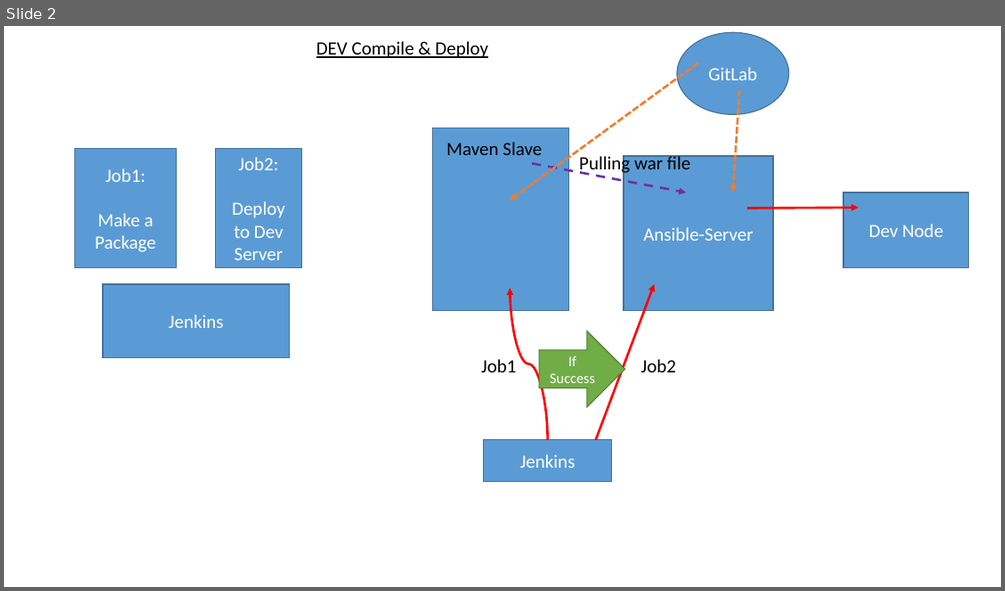
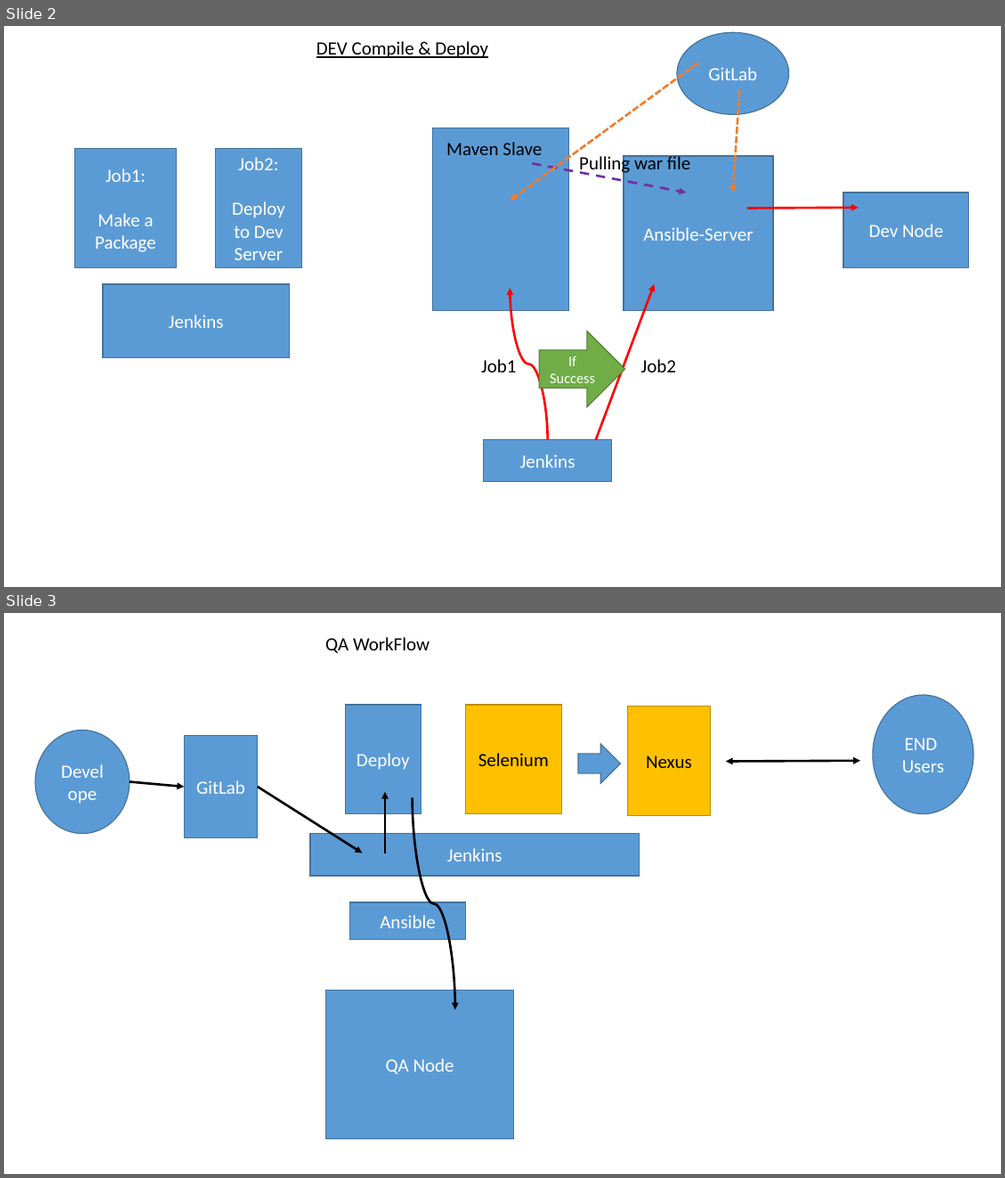
Before and after one commit to DevPratice/documentation, a slide deck: batch25-project.pptx. Shown one above the other, each under a label of ours: slide 2 before the commit, slides 2 and 3 after it. The pictures are 1005x591 and 1005x1178 pixels, drawn with LibreOffice and Linux fonts; fonts in the diff are those of the drawing. Boxes give left, top, right and bottom in pixels: in the first picture for what was removed or moved away, otherwise in the second. Text is boxed around its words. In the diff, an @@ line names an element or a change of style, - is before the commit and + after.

```diff
--- a/batch25-project.pptx
+++ b/batch25-project.pptx
@@ slide 3 added at bbox=[4, 613, 1001, 1174], background #FFFFFF @@
@@ text added at bbox=[325, 637, 429, 653], 18 pt, text #000000 @@
+QA WorkFlow
@@ rectangle added at bbox=[346, 705, 421, 814], fill #5B9BD5, outline #43739E 1 pt, 18 pt, text #FFFFFF @@
+Deploy
@@ rectangle added at bbox=[465, 705, 562, 814], fill #FFC000, outline #BD8E00 1 pt, 18 pt, text #000000 @@
+Selenium
@@ rectangle added at bbox=[628, 706, 710, 816], fill #FFC000, outline #BD8E00 1 pt, 18 pt, text #000000 @@
+Nexus
@@ ellipse added at bbox=[873, 695, 974, 814], fill #5B9BD5, outline #43739E 1 pt, 18 pt, text #FFFFFF @@
+END
+Users
@@ ellipse added at bbox=[35, 730, 129, 834], fill #5B9BD5, outline #43739E 1 pt, 18 pt, text #FFFFFF @@
+Develope
@@ rectangle added at bbox=[184, 735, 258, 837], fill #5B9BD5, outline #43739E 1 pt, 18 pt, text #FFFFFF @@
+GitLab
@@ right arrow added at bbox=[578, 744, 621, 784], fill #5B9BD5, outline #43739E 1 pt @@
@@ double arrow added from (726, 761) to (860, 761), #000000 2.25 pt @@
@@ arrow added from (129, 782) to (184, 787), #000000 2.25 pt @@
@@ arrow added from (258, 787) to (362, 853), #000000 2.25 pt @@
@@ arrow added from (386, 853) to (386, 792), #000000 2.25 pt @@
@@ curved arrow added from (413, 798) to (455, 1009), #000000 2.25 pt @@
@@ rectangle added at bbox=[310, 834, 639, 876], fill #5B9BD5, outline #43739E 1 pt, 18 pt, text #FFFFFF @@
+Jenkins
@@ rectangle added at bbox=[350, 902, 466, 940], fill #5B9BD5, outline #43739E 1 pt, 18 pt, text #FFFFFF @@
+Ansible
@@ rectangle added at bbox=[325, 989, 513, 1139], fill #5B9BD5, outline #43739E 1 pt, 18 pt, text #FFFFFF @@
+QA Node
```
Also in this commit, not shown: 1 slide changed, 2 other slides added.
